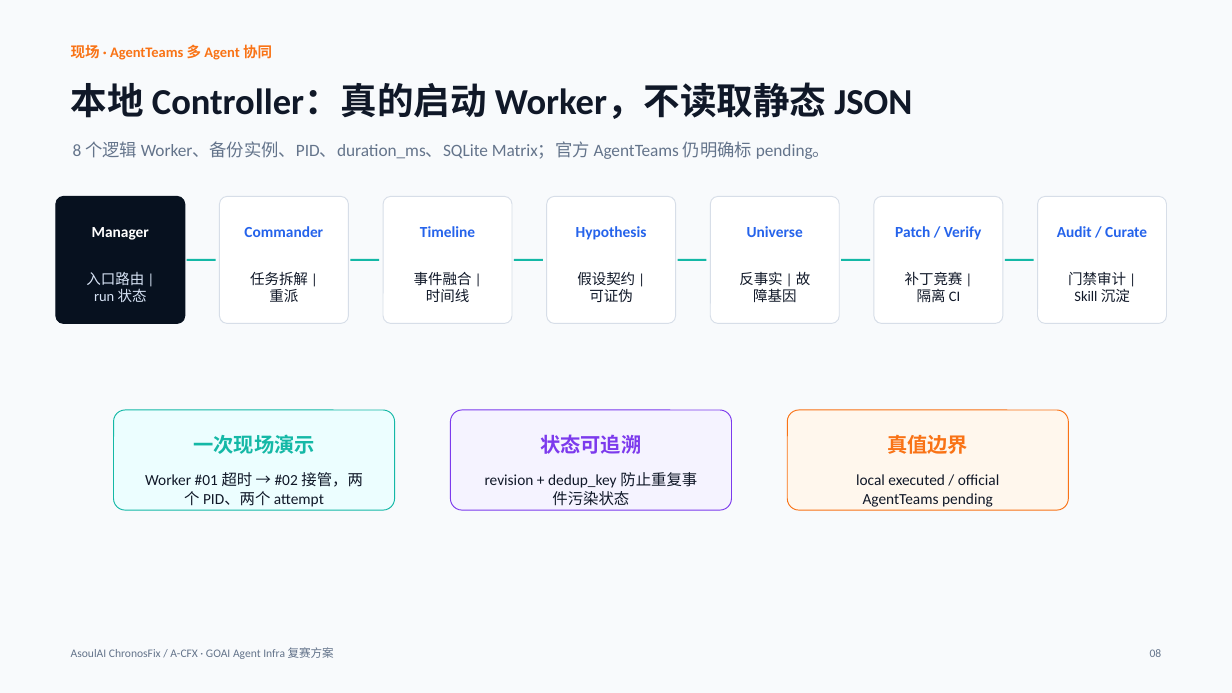
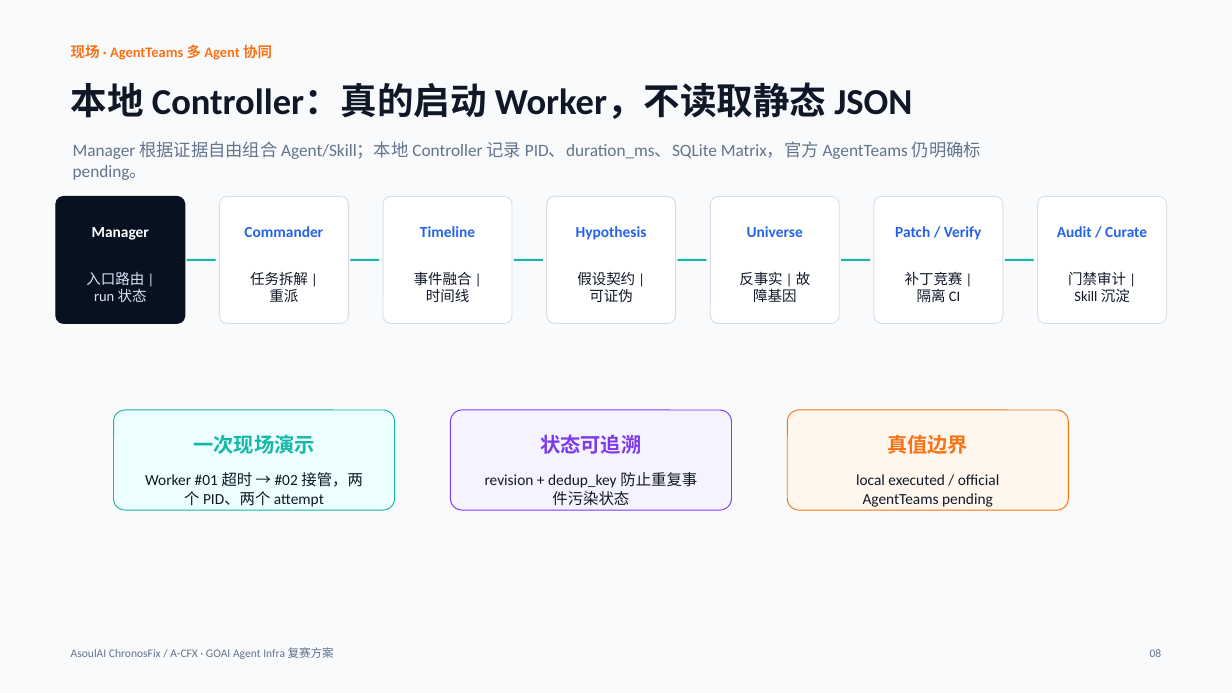
Before and after one commit to ASOUL-Official/asoulai-chronosfix, a slide deck: slide 3 of submission/ChronosFix_90秒答辩版.pptx. Drawn at 1232x693 pixels with LibreOffice and Linux fonts; fonts in the diff are those of the drawing. Boxes give left, top, right and bottom in pixels: in the first picture for what was removed or moved away, otherwise in the second. Text is boxed around its words. In the diff, an @@ line names an element or a change of style, - is before the commit and + after.

Commit message:
feat: let evidence choose the agent composition

```diff
--- a/submission/ChronosFix_90秒答辩版.pptx
+++ b/submission/ChronosFix_90秒答辩版.pptx
@@ text at (73,141,981,159): text changed @@
-8 个逻辑 Worker、备份实例、PID、duration_ms、SQLite Matrix；官方 AgentTeams 仍明确标 pending。
+Manager 根据证据自由组合 Agent/Skill；本地 Controller 记录 PID、duration_ms、SQLite Matrix，官方 AgentTeams 仍明确标 pending。
```
Also in this commit, not shown: 1 other slide changed, 24 other files.
